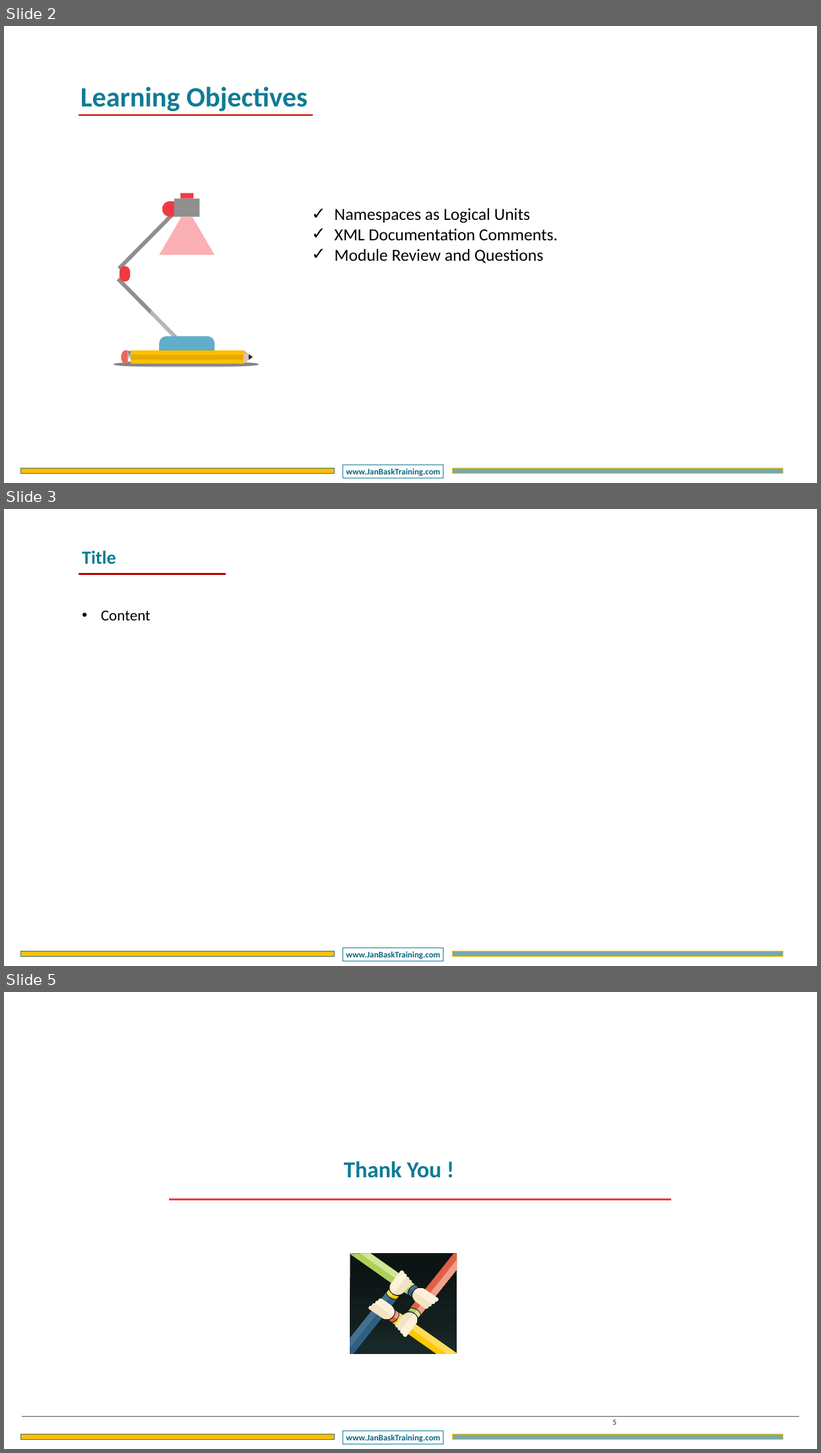
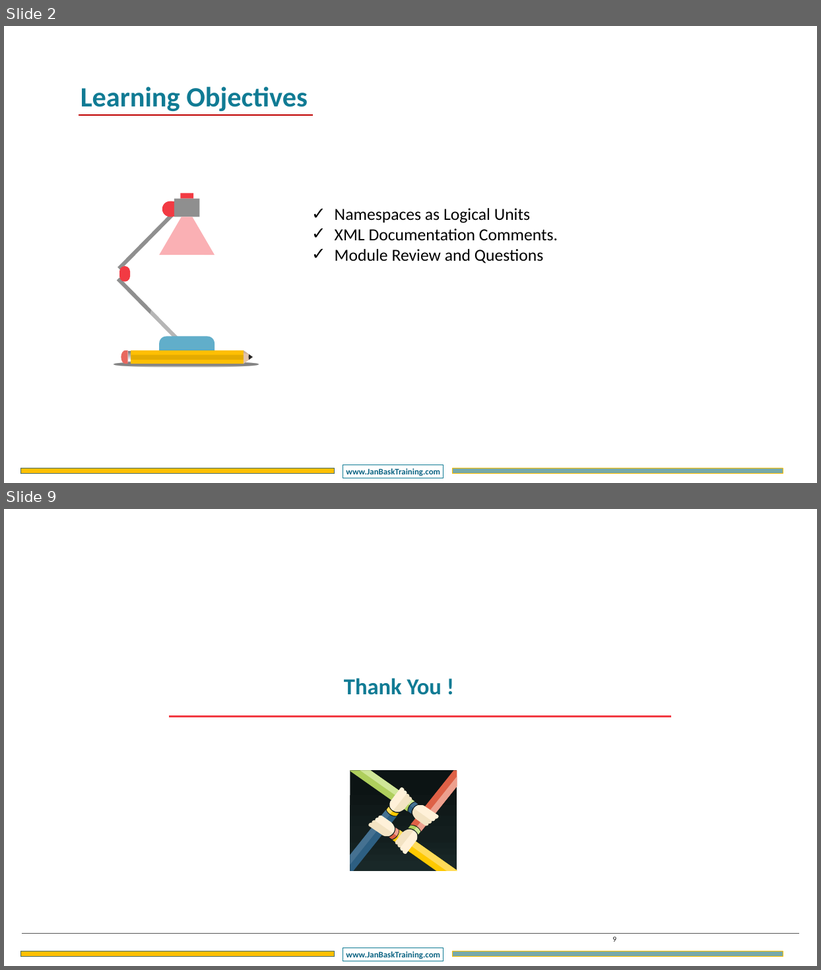
Before and after one commit to DotNetTraining/DotNetEssentials, a slide deck: slides/OOPC/OOPC - Chapter5.pptx. Shown one above the other, each under a label of ours: slides 2, 3 and 5 before the commit, slides 2 and 9 after it; the slides between them are not shown. The pictures are 821x1453 and 821x970 pixels, drawn with LibreOffice and Linux fonts; fonts in the diff are those of the drawing; background and template pictures are left out. Boxes give left, top, right and bottom in pixels: in the first picture for what was removed or moved away, otherwise in the second. Text is boxed around its words. In the diff, an @@ line names an element or a change of style, - is before the commit and + after.

```diff
--- a/slides/OOPC/OOPC - Chapter5.pptx
+++ b/slides/OOPC/OOPC - Chapter5.pptx
@@ slide 3 removed at [4,509,817,966], background #FFFFFF; not listed: 3 template elements that a slide beside it also shows @@
@@ text removed at [82,551,116,564] @@
-Title
@@ line removed from (79, 574) to (226, 574) @@
@@ text removed at [101,611,151,621] @@
-• Content
@@ what was slide 5 is now slide 9 @@
@@ page number at [613,937,616,942]: text changed @@
-5
+9
```
Also in this commit, not shown: 1 slide changed, 5 slides added, 7 other files.
